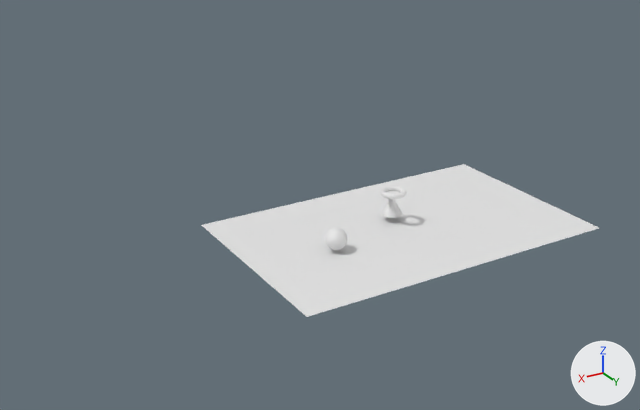
Renders of the FBX model Engine/Asset/default.fbx from each side of a commit.
Camera for both pictures: a camera (50 mm lens) standing at (22.9, 30.9, 17.5) and looking at (3.3, -1.9, 1.1). The axes (+X, +Y, +Z) are drawn at lower right. The lights are the same throughout. Where no turn or scale is listed for an object, it has been applied to the vertices.
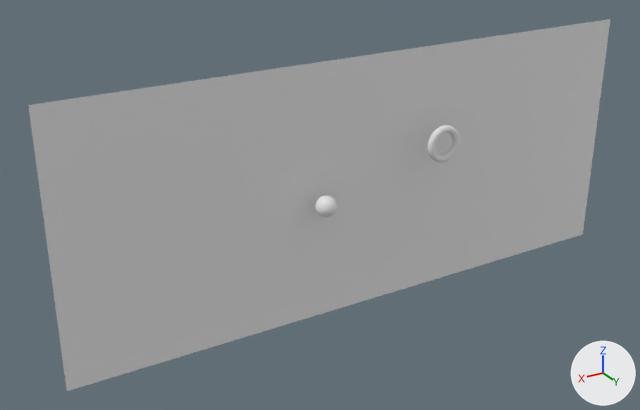
Where the newer file only moved an object's origin or applied its transform, the numbers keep the older frame.

The change in detail:
me_sphere_002 is used by ob_sphere; location (4.0, 0.71, 0.63).
me_sphere_002 had 482 vertices, 512 faces and spanned x -0.5..0.5, y -0.5..0.5, z -0.5..0.5.
me_sphere_002 now has 482 vertices, 512 faces and spans x -1.521..-0.492, y -3.007..-1.978, z -0.097..0.933.
me_sphere_002 part 1: 482 vertices removed from x -0.5..0.5, y -0.5..0.5, z -0.5..0.5.
me_sphere_002 part 2: 482 vertices added at x -1.521..-0.492, y -3.007..-1.978, z -0.097..0.933, forming a UV sphere (32 segments, 16 rings, poles along y).
Object 'Plane' (ob_plane) moves from (0.0, 0.0, 0.0) to (0.0, -2.67, 1.23).
Object 'Plane' (ob_plane) turns from (0, 0, 0) to (-90, 0, 0) degrees about x, y and z.
Object 'Plane' (ob_plane) is rescaled from (8.0, 5.0, 1.0) to (15.7, 6.49, 6.49).
Object 'Cone' (ob_cone) is deleted.
Object 'Torus' (ob_torus) moves from (0.18, -0.38, 1.65) to (-3.38, -1.23, 3.16).
Object 'Torus' (ob_torus) turns from (0, 0, 0) to (-90, 0, 0) degrees about x, y and z.
Object 'Torus' (ob_torus) is rescaled from (0.5, 0.5, 0.5) to (0.751, 0.751, 0.751).

What differs and where, as boxes [x1, y1, x2, y2] in the pictures (640 x 410 px):
'Plane', moved, turned, rescaled: before [202, 164, 599, 317]; after [28, 19, 610, 391]
'Torus', moved, turned, rescaled: before [380, 186, 407, 199]; after [428, 125, 460, 162]
'Cone', deleted: before [381, 199, 402, 218]
part 1 of me_sphere_002, deleted: before [325, 227, 347, 250]
part 2 of me_sphere_002, added: after [315, 195, 337, 217]
